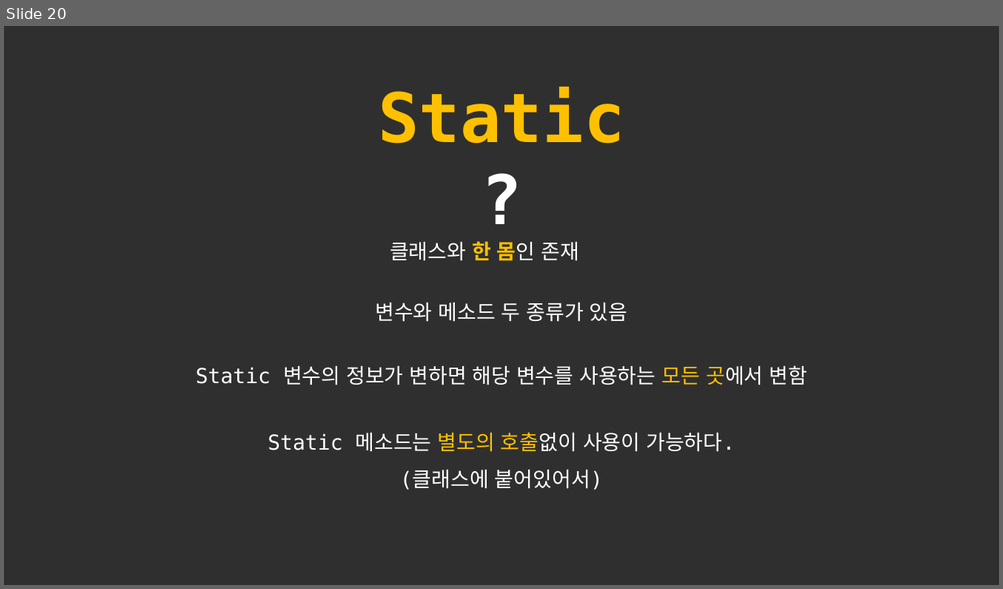
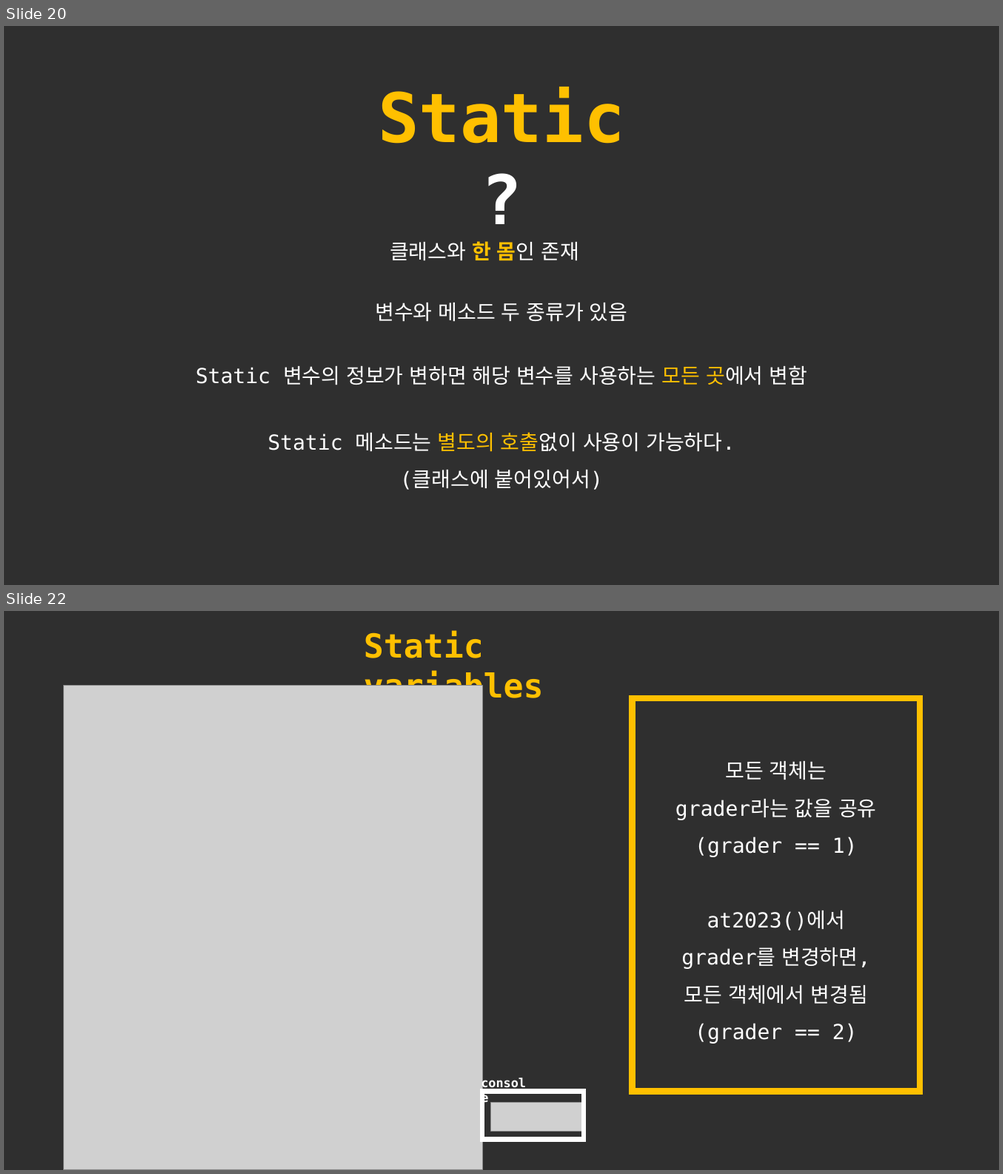
Before and after one commit to forwdevel/Full-Stack, a slide deck: 객체이론정리.pptx. Shown one above the other, each under a label of ours: slide 20 before the commit, slides 20 and 22 after it; the slides between them are not shown. The pictures are 1003x589 and 1003x1174 pixels, drawn with LibreOffice and Linux fonts; fonts in the diff are those of the drawing; grey boxes stand for pictures. Boxes give left, top, right and bottom in pixels: in the first picture for what was removed or moved away, otherwise in the second. Text is boxed around its words. In the diff, an @@ line names an element or a change of style, - is before the commit and + after.

```diff
--- a/객체이론정리.pptx
+++ b/객체이론정리.pptx
@@ slide 22 added at (x1=4, y1=611, x2=999, y2=1170), background #2F2F2F @@
@@ text added at (x1=364, y1=631, x2=543, y2=705), 32 pt, text #FFC000, bold @@
+Static variables
@@ picture added at (x1=63, y1=686, x2=482, y2=1170) @@
@@ rectangle added at (x1=632, y1=698, x2=919, y2=1091), outline #FFC000 6 pt, 20 pt, text #FFFFFF @@
+모든 객체는
+grader라는 값을 공유
+(grader == 1)
+at2023()에서
+grader를 변경하면,
+모든 객체에서 변경됨
+(grader == 2)
@@ text added at (x1=473, y1=1071, x2=537, y2=1093), 12 pt, text #FFFFFF, bold @@
+console
@@ rectangle added at (x1=482, y1=1091, x2=583, y2=1140), outline #FFFFFF 4.5 pt @@
@@ picture added at (x1=491, y1=1102, x2=583, y2=1132) @@
```
Also in this commit, not shown: 2 slides changed, 2 other slides added, 1 slide removed.
